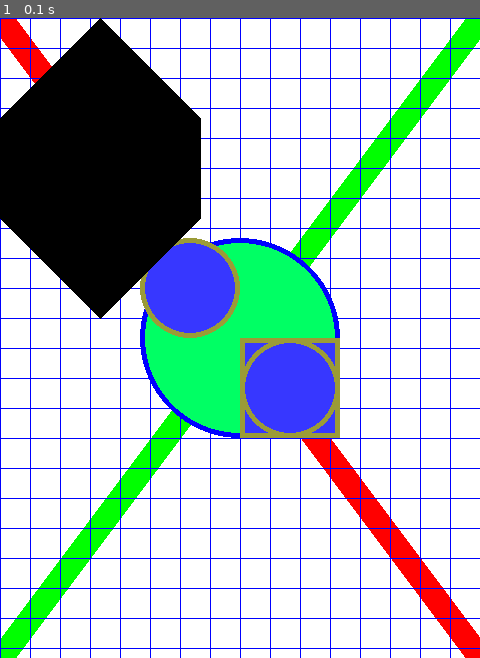
Above: before the commit, frame 1.
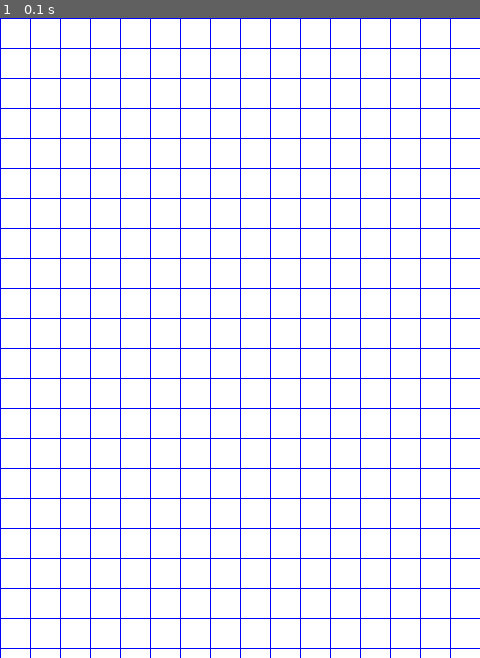
Above: after the commit, the same moment.

Repository: librabit/codeplay
Game: pygame game, started from pygame_original/12_drawing.py
The game is run twice, just before and just after one commit, with the same random seed, the same clock (stepped at 60 frames per second) and the same inputs.
Inputs:
- Up to frame 1 (0.1 s): no input

The runs differ from the first frame. In frame 1, 31% of the frame differs, in the area x 0-100%, y 0-100%.

Commit message:
5/27 파이게임 드로잉 기초 (홍석명석지현_마우스는 안함)

Diff:
--- a/pygame_original/12_drawing.py
+++ b/pygame_original/12_drawing.py
@@ -1,8 +1,5 @@
 # -*- coding: utf-8 -*-
 import pygame
-from math import pi
-
-
 
 ########################################################
 # 파이게임 초기설정 (반드시 초기에 세 해야하는 것)
@@ -36,8 +33,8 @@
     screen.fill((255, 255, 255))
 
     # 직선 그리기
-    pygame.draw.line(screen, (255, 0, 0), (0, 0), (screen_width, screen_height), 30) # (대상, 색상, 시작점, 끝점, 굵기)
-    pygame.draw.line(screen, (0, 255, 0), (0, screen_height), (screen_width, 0), 30)
+    # pygame.draw.line(screen, (255, 0, 0), (0, 0), (screen_width, screen_height), 30) # (대상, 색상, 시작점, 끝점, 굵기)
+    # pygame.draw.line(screen, (0, 255, 0), (0, screen_height), (screen_width, 0), 30)
 
     # 선 여러개 긋기 (반복문 활용)
     for i in range(0, 480, 30): # 세로줄
@@ -46,23 +43,23 @@
         pygame.draw.line(screen, (0, 0, 255), (0, i), (480, i))
 
     # 원 그리기
-    pygame.draw.circle(screen, (0, 255, 100), (screen_width / 2, screen_height / 2), 100) # 채워진 원 (대상, 색상, 중심점, 반지름)
-    pygame.draw.circle(screen, (0, 0, 255), (screen_width / 2, screen_height / 2), 100, 5) # 테두리 원 (대상, 색상, 중심점, 반지름, 선굵기)
+    # pygame.draw.circle(screen, (0, 255, 100), (screen_width / 2, screen_height / 2), 100) # 채워진 원 (대상, 색상, 중심점, 반지름)
+    # pygame.draw.circle(screen, (0, 0, 255), (screen_width / 2, screen_height / 2), 100, 5) # 테두리 원 (대상, 색상, 중심점, 반지름, 선굵기)
 
-    # 사각형
-    pygame.draw.rect(screen, (55, 55, 255), (screen_width / 2, screen_height / 2, 100, 100)) # 채워진 사각형 (대상, 색상, 시작점 + 가로크기 + 세로크기)
-    pygame.draw.rect(screen, (155, 155, 55), (screen_width / 2, screen_height / 2, 100, 100), 5) # 테두리 사각형 (대상, 색상, 시작점 + 가로크기 + 세로크기, 선 굵기)
+    # # 사각형
+    # pygame.draw.rect(screen, (55, 55, 255), (screen_width / 2, screen_height / 2, 100, 100)) # 채워진 사각형 (대상, 색상, 시작점 + 가로크기 + 세로크기)
+    # pygame.draw.rect(screen, (155, 155, 55), (screen_width / 2, screen_height / 2, 100, 200), 5) # 테두리 사각형 (대상, 색상, 시작점 + 가로크기 + 세로크기, 선 굵기)
 
-    # 타원
-    pygame.draw.ellipse(screen, (55, 55, 255), (screen_width / 2, screen_height / 2, 100, 100)) # 채워진 타원 (대상, 색상, 시작점 + 가로크기 + 세로크기)
-    pygame.draw.ellipse(screen, (155, 155, 55), (screen_width / 2, screen_height / 2, 100, 100), 5) # 테두리 타원 (대상, 색상, 시작점 + 가로크기 + 세로크기, 선 굵기)
+    # # 타원
+    # pygame.draw.ellipse(screen, (55, 55, 255), (screen_width / 2, screen_height / 2, 100, 100)) # 채워진 타원 (대상, 색상, 시작점 + 가로크기 + 세로크기)
+    # pygame.draw.ellipse(screen, (155, 155, 55), (screen_width / 2, screen_height / 2, 100, 100), 5) # 테두리 타원 (대상, 색상, 시작점 + 가로크기 + 세로크기, 선 굵기)
 
-    pygame.draw.ellipse(screen, (55, 55, 255), (screen_width / 2 - 100, screen_height / 2 - 100, 100, 100)) # 채워진 타원 (대상, 색상, 시작점 + 가로크기 + 세로크기)
-    pygame.draw.ellipse(screen, (155, 155, 55), (screen_width / 2 - 100, screen_height / 2 - 100, 100, 100), 5) # 테두리 타원 (대상, 색상, 시작점 + 가로크기 + 세로크기, 선 굵기)
+    # pygame.draw.ellipse(screen, (55, 55, 255), (screen_width / 2 - 100, screen_height / 2 - 100, 100, 100)) # 채워진 타원 (대상, 색상, 시작점 + 가로크기 + 세로크기)
+    # pygame.draw.ellipse(screen, (155, 155, 55), (screen_width / 2 - 100, screen_height / 2 - 100, 100, 100), 5) # 테두리 타원 (대상, 색상, 시작점 + 가로크기 + 세로크기, 선 굵기)
 
-    # 다각형
-    pygame.draw.polygon(screen, (0, 0, 0), [[100, 0], [0, 200], [200, 200]]) # 삼각형 / 점은 3개 이상. 윗쪽부터 반시계방향으로 좌표 작성
-    pygame.draw.polygon(screen, (0, 0, 0), [[100, 0], [0, 100], [0, 200], [100, 300], [200, 200], [200, 100]]) # 육각형. 점의 갯수만큼 추가하면 됨.
+    # # 다각형
+    # pygame.draw.polygon(screen, (0, 0, 0), [[100, 0], [0, 200], [200, 200]]) # 삼각형 / 점은 3개 이상. 윗쪽부터 반시계방향으로 좌표 작성
+    # pygame.draw.polygon(screen, (0, 0, 0), [[100, 0], [0, 100], [0, 200], [100, 300], [200, 200], [200, 100]]) # 육각형. 점의 갯수만큼 추가하면 됨.
 
     # 3. 게임 캐릭터 위치 정의
 
